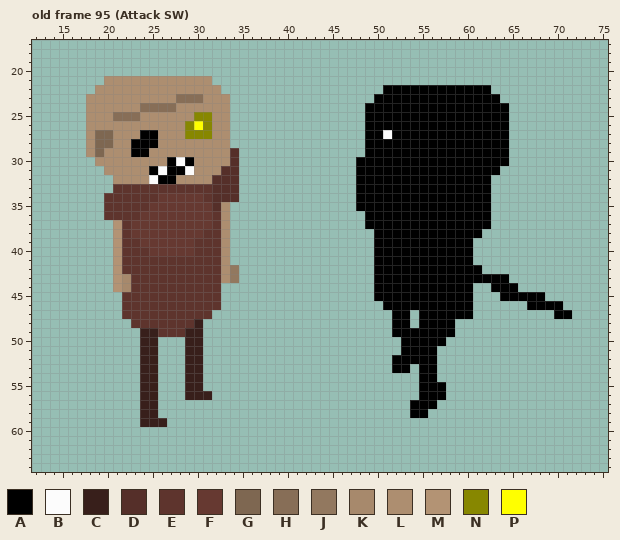
File history of a pixel-art file, Testing2d/Assets/Sprite/ENEMY/Ghoul/Enemy.aseprite. Above: the version before the commit.
133x100 pixels, 114 frames. Colours within 5 levels of each other are drawn and written as one. Shown: old frame 95 (Attack SW): x 12..75, y 17..64. The commit also changed other frames, which this record leaves out.
Visible layers, top first: "Подсказка", "EmissionMap".
Palette (. is transparent): A #000000  B #fcfcfc  C #381f1b  D #552f29  E #5e342d  F #663931  G #7e6751  H #876e57  J #92785f  K #a7896c  L #ad8e70  M #b39374  N #878700  P #ffff00
Pixels before, old frame 95 (Attack SW) (only the part around the change), first column x 12:
17 ................................................................
18 ................................................................
19 ................................................................
20 ................................................................
21 ........LLLLLLLLLLLL............................................
22 .......LLLLLLLLLLLLLL..................AAAAAAAAAAAA.............
23 ......LLLLLLLLLLHHHLLL................AAAAAAAAAAAAAA............
24 ......LLLLLLHHHHLLLLLL...............AAAAAAAAAAAAAAAA...........
25 ......LLLHHHLLLLLLNNLL...............AAAAAAAAAAAAAAAA...........
26 ......LLLLLLLLLLLNPNLL...............AAAAAAAAAAAAAAAA...........
27 ......LGGLLLAALLLNNNLL...............AABAAAAAAAAAAAAA...........
28 ......LGGLLAAALLLLLLLL...............AAAAAAAAAAAAAAAA...........
29 ......LGLLLAALLLLLLLLLD..............AAAAAAAAAAAAAAAA...........
30 .......LLLLLLLLABALLLLD.............AAAAAAAAAAAAAAAAA...........
31 ........LLLLLABAABLLLDD.............AAAAAAAAAAAAAAAA............
32 .........LLLLBAALLLLDDD.............AAAAAAAAAAAAAAA.............
33 .........EEEEEEEEEEEDDD.............AAAAAAAAAAAAAAA.............
34 ........EEEEEEFFFFFEDDD.............AAAAAAAAAAAAAAA.............
35 ........EEEEEFFFFFFFDL..............AAAAAAAAAAAAAAA.............
36 ........EEEEFFFFFFFFEL...............AAAAAAAAAAAAAA.............
37 .........MEFFFFFFFFFEL...............AAAAAAAAAAAAAA.............
38 .........MEFFFFFFFFEEL................AAAAAAAAAAAA..............
39 .........MEEFFFFFFEEEL................AAAAAAAAAAA...............
40 .........MEEEFFFFFEEEL................AAAAAAAAAAA...............
41 .........MEEEEEEEEEEEL................AAAAAAAAAAA...............
42 .........MEEEEEEEEEEELJ...............AAAAAAAAAAAA..............
43 .........MKEEEEEEEEEELJ...............AAAAAAAAAAAAAAA...........
44 .........MKEEEEEEEEEE.................AAAAAAAAAAA..AAA..........
45 ..........EEEEEEEEEEE.................AAAAAAAAAAA...AAAAA.......
46 ..........EEEEEEEEEEE..................AAAAAAAAAA......AAAA.....
47 ..........EEEEEEEEEE....................AA.AAAAAA.........AA....
48 ...........EEEEEEEC.....................AA.AAAA.................
49 ............CCEEECC.....................AAAAAAA.................
50 ............CC...CC......................AAAAA..................
51 ............CC...CC......................AAAA...................
52 ............CC...CC.....................AAAAA...................
53 ............CC...CC.....................AA.AA...................
54 ............CC...CC........................AA...................
55 ............CC...CC........................AAA..................
56 ............CC...CCC.......................AAA..................
57 ............CC............................AAA...................
58 ............CC............................AA....................
59 ............CCC.................................................
60 ................................................................
61 ................................................................
62 ................................................................
After the commit:
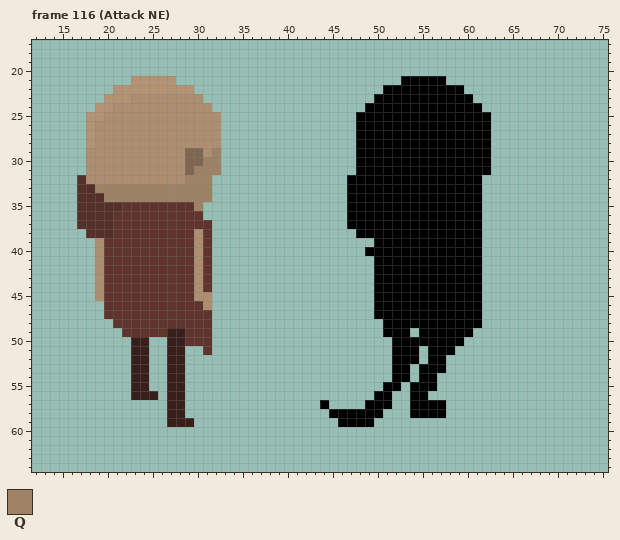
Colours new in this view: Q #9e8266
A new or re-ordered frame is compared with the old frame closest to it.
What changed:
frames 114 -> 124
layer "Enemy" now shown
Changed rows in their new state; - is an unchanged pixel.
Frame 116 (Attack NE) is new; against old frame 95 (Attack SW), layers "Подсказка", "EmissionMap":
first column x 17:
21 ---...MMMMM....---------------------AAAAA--------------
22 --..MMMMMMMMM...---------------------------...---------
23 -..MMM-----LLL...---------------------------...--------
24 -.MM---LLLL----..----------------------------...-------
25 -MM-LLL------LL-.--------------A--------------..-------
26 -M----------LLL-.--------------A--------------..-------
27 -MLL---LL---LLL-.--------------A--A-----------..-------
28 -MLL--LLL-------.--------------A--------------..-------
29 --L---LL----GG-Q..-------------A--------------..-------
30 -L--------LLGGQQ..----------------------------..-------
31 -LL-----LLLLGQQQ..----------------------------.--------
32 DLLL----LLL-QQQ...------------A--------------.---------
33 DDQQQQQQQQQQQQQ...------------A--------------.---------
34 DDDQQQQQQQQQQQQ...------------A--------------.---------
35 DDDDD---EEEEEQ...-------------A--------------.---------
36 DDDD---EEEEEEE...-------------AA-------------.---------
37 DDDDE-EEEEEEEEE..-------------AA-------------.---------
38 -DDDE-EEEEEEEL-..--------------AA----------------------
39 --LEE--EEEEEEL-..---------------------------A----------
40 --LEE---EEEEEL-..---------------A-----------A----------
41 --LEE--------L-..---------------------------A----------
42 --LEE--------L-...-------------------------------------
43 --LEEE-------L-...---------------------------...-------
44 --LEEE-------L-.----------------------------A-...------
45 --LEE--------LL.----------------------------A--.....---
46 ---EE---------L.-----------------A----------A-----....-
47 ---EE----------------------------AA--A------A--------..
48 ----EE-------EE-------------------A--A----AAA----------
49 -----EEEE-CCEEE-------------------A--.----AA-----------
50 ------C-.-CCEEE--------------------A-----AA------------
51 ------C-.-CC..E--------------------A--.-AA-------------
52 ------C-.-CC..------------------------.-A--------------
53 ------C-.-CC..--------------------------A--------------
54 ------C-.-CC..---------------------AA------------------
55 ------C-.-CC..--------------------AA-A--.--------------
56 ------C---CC...------------------AA--A-..--------------
57 -------..-CC---------------A----AAA-----A--------------
58 -------..-CC----------------AAAAAA-----AA--------------
59 -------...CCC----------------AAAA----------------------
